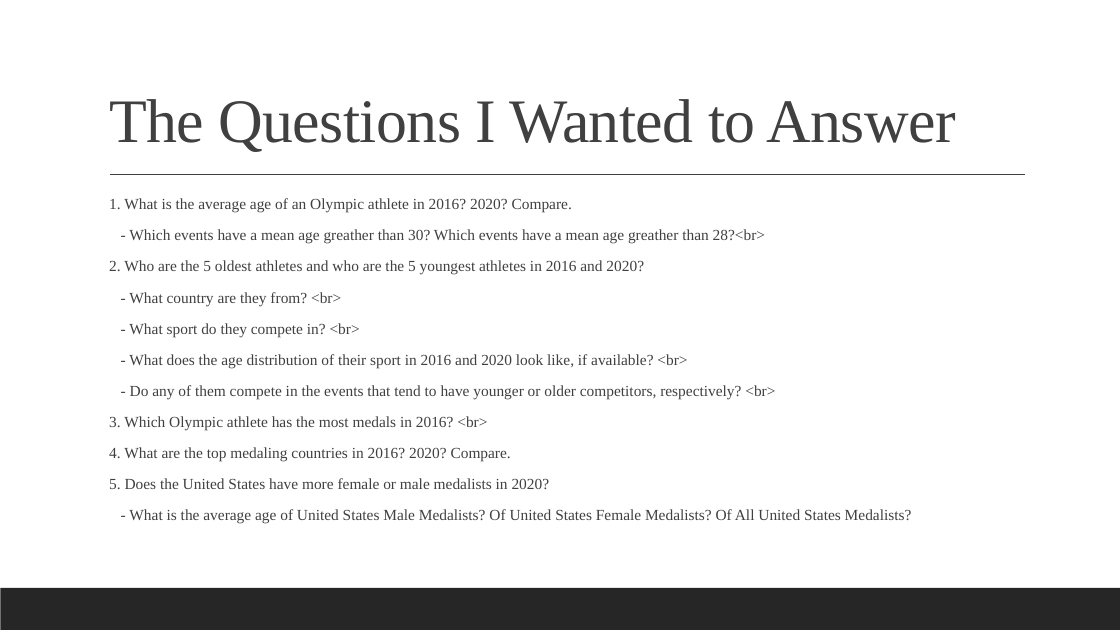
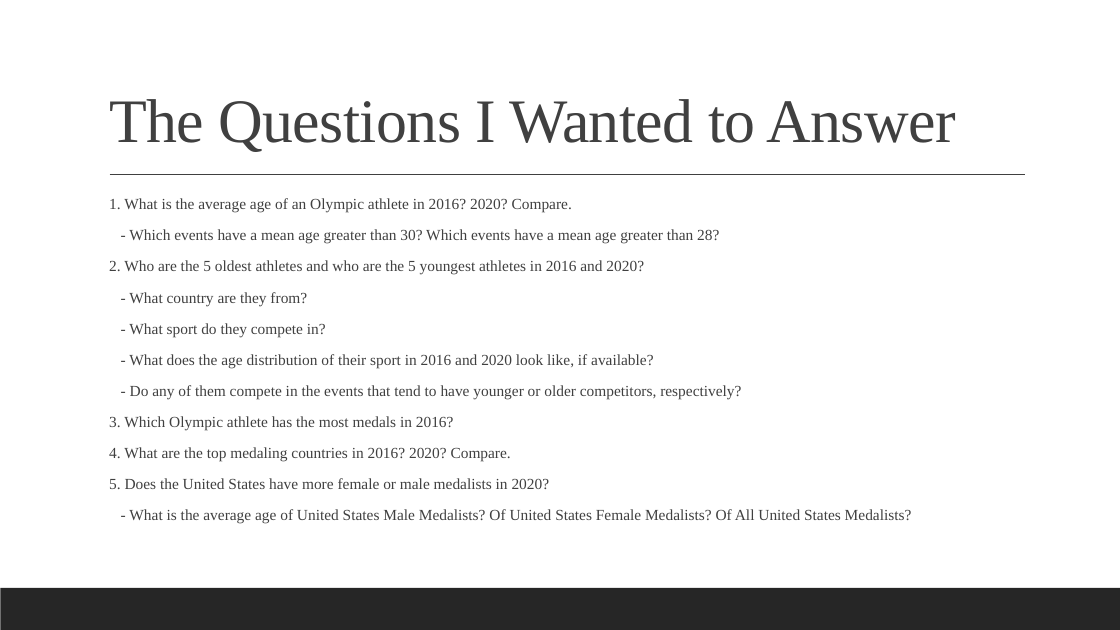
Before and after one commit to bdavis12302/2020-2016-Summer-Olympic-Data, a slide deck: slide 3 of Presentation - 2016 and 2020 Summer Olympic Data.pptx. Drawn at 1120x630 pixels with LibreOffice and Linux fonts; fonts in the diff are those of the drawing. Boxes give left, top, right and bottom in pixels: in the first picture for what was removed or moved away, otherwise in the second. Text is boxed around its words. In the diff, an @@ line names an element or a change of style, - is before the commit and + after.

```diff
--- a/Presentation - 2016 and 2020 Summer Olympic Data.pptx
+++ b/Presentation - 2016 and 2020 Summer Olympic Data.pptx
@@ text at (129,229,719,244): text changed @@
-  - Which events have a mean age greather than 30? Which events have a mean age greather than 28?<br>
+  - Which events have a mean age greater than 30? Which events have a mean age greater than 28?
@@ text at (109,292,741,431): text changed @@
-  - What country are they from? <br>
-  - What sport do they compete in? <br>
-  - What does the age distribution of their sport in 2016 and 2020 look like, if available? <br>
-  - Do any of them compete in the events that tend to have younger or older competitors, respectively? <br>
-  3. Which Olympic athlete has the most medals in 2016? <br>
+  - What country are they from?
+  - What sport do they compete in?
+  - What does the age distribution of their sport in 2016 and 2020 look like, if available?
+  - Do any of them compete in the events that tend to have younger or older competitors, respectively?
+  3. Which Olympic athlete has the most medals in 2016?
```
Also in this commit, not shown: 1 other slide changed.
